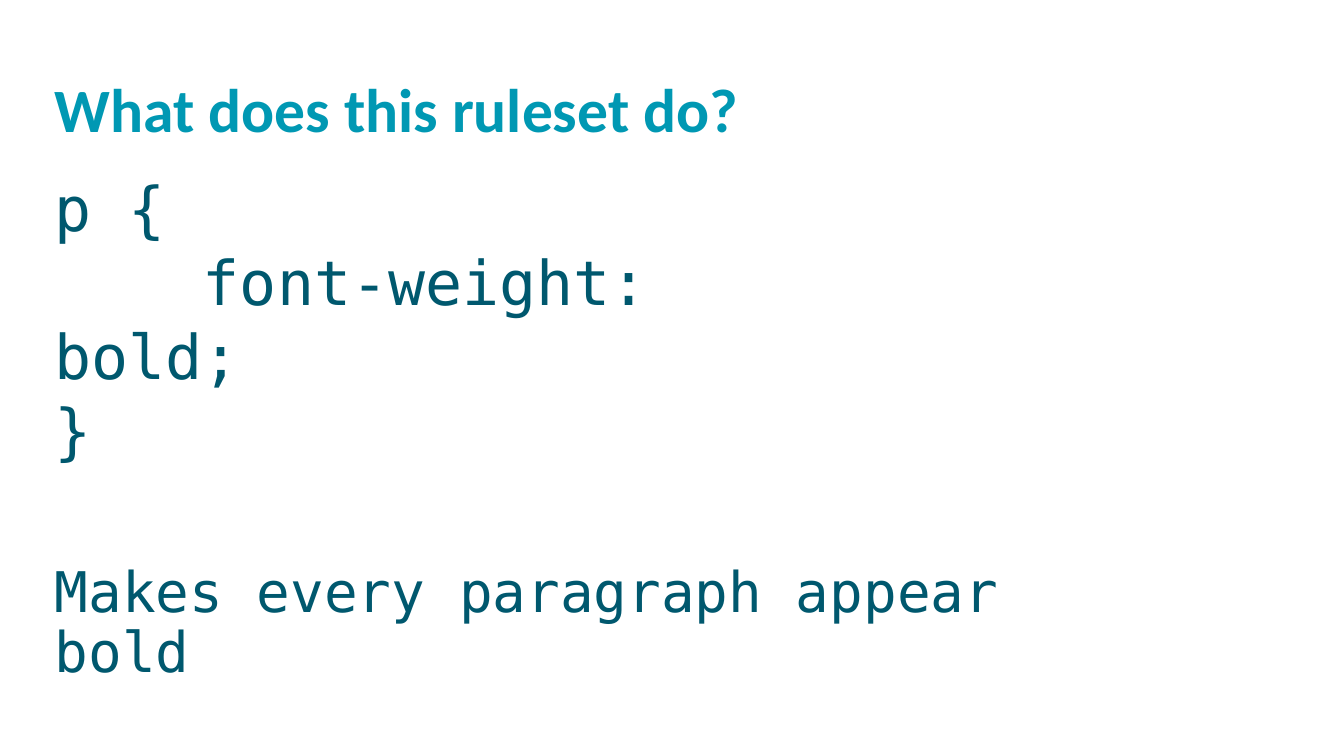
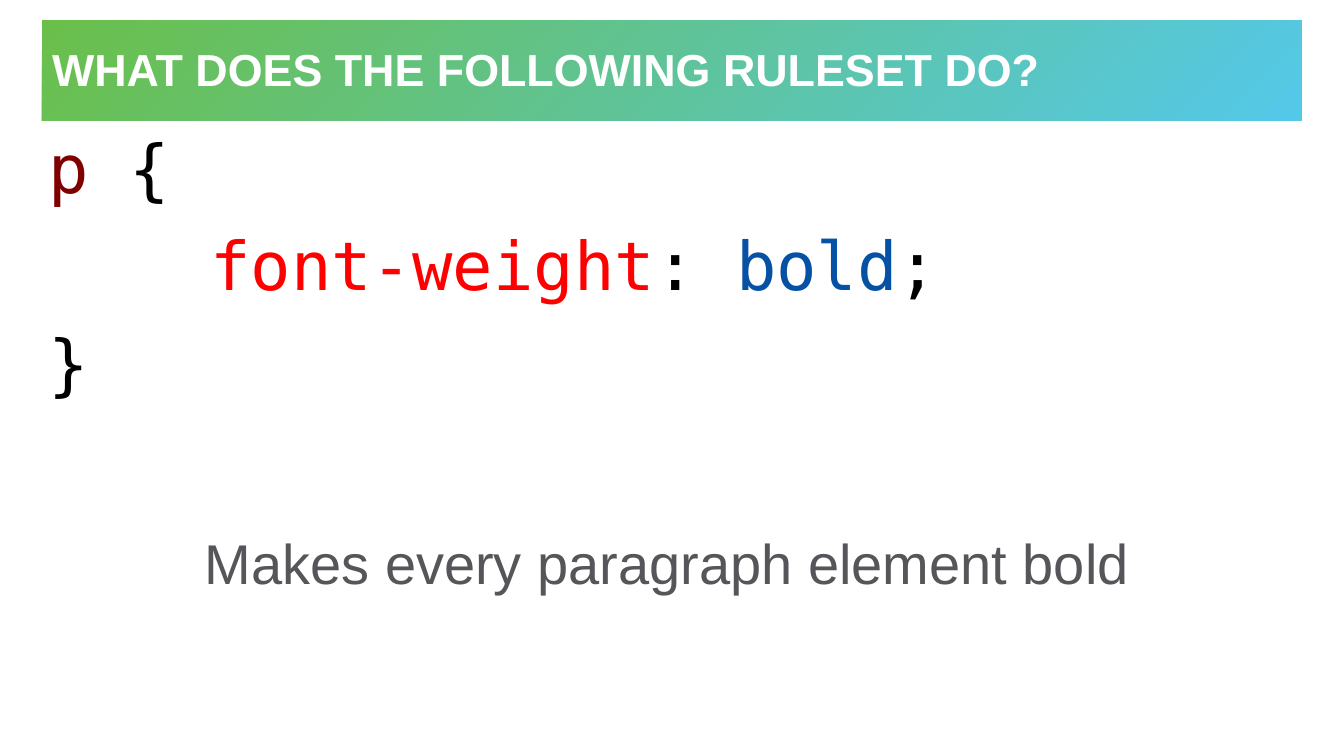
Before and after one commit to hytechclub/web-101, a slide deck: slide 12 of Week06/HtmlCssReviewActivity.pptx. Drawn at 1344x756 pixels with LibreOffice and Linux fonts; fonts in the diff are those of the drawing; background and template pictures are left out. Boxes give left, top, right and bottom in pixels: in the first picture for what was removed or moved away, otherwise in the second. Text is boxed around its words. In the diff, an @@ line names an element or a change of style, - is before the commit and + after.

```diff
--- a/Week06/HtmlCssReviewActivity.pptx
+++ b/Week06/HtmlCssReviewActivity.pptx
@@ title "WHAT DOES THE FOLLOWING RULESET ...": place and size @@
-title "WHAT DOES THE FOLLOWING RULESET ..." at (55,88,738,133)
+title "WHAT DOES THE FOLLOWING RULESET ..." at (42,20,1303,121)
@@ title "WHAT DOES THE FOLLOWING RULESET ..." at (42,20,1303,121): vertical alignment top to middle; fill none to gradient #6ABF4B to #54C8E8 @@
@@ title at (52,54,1040,87): text changed; size 44 to 32 pt; font Calibri to Arial; text colour #0098B2 to #FFFFFF @@
-What does this ruleset do?
+WHAT DOES THE FOLLOWING RULESET DO?
@@ text "p {": place and size @@
-text "p {" at (55,196,648,388)
+text "p {" at (48,155,938,304)
@@ text "p {" at (48,155,938,304): size 44 to 48 pt; text colour #00586E to #800000 in "p"; text colour #00586E to #000000 in "{", "font-weight: bold;", "}"; text colour #00586E to #FF0000 in "font-weight:"; text colour #00586E to #0451A5 in "bold;"; indent changed; more space between paragraphs @@
@@ text at (205,543,1129,594): text changed; font DejaVu Sans Mono to Arial; text colour #00586E to #56565A @@
-Makes every paragraph appear bold
+Makes every paragraph element bold
```
Also in this commit, not shown: 11 other slides changed, 2 slides added, 2 slides removed, 2 other files.
